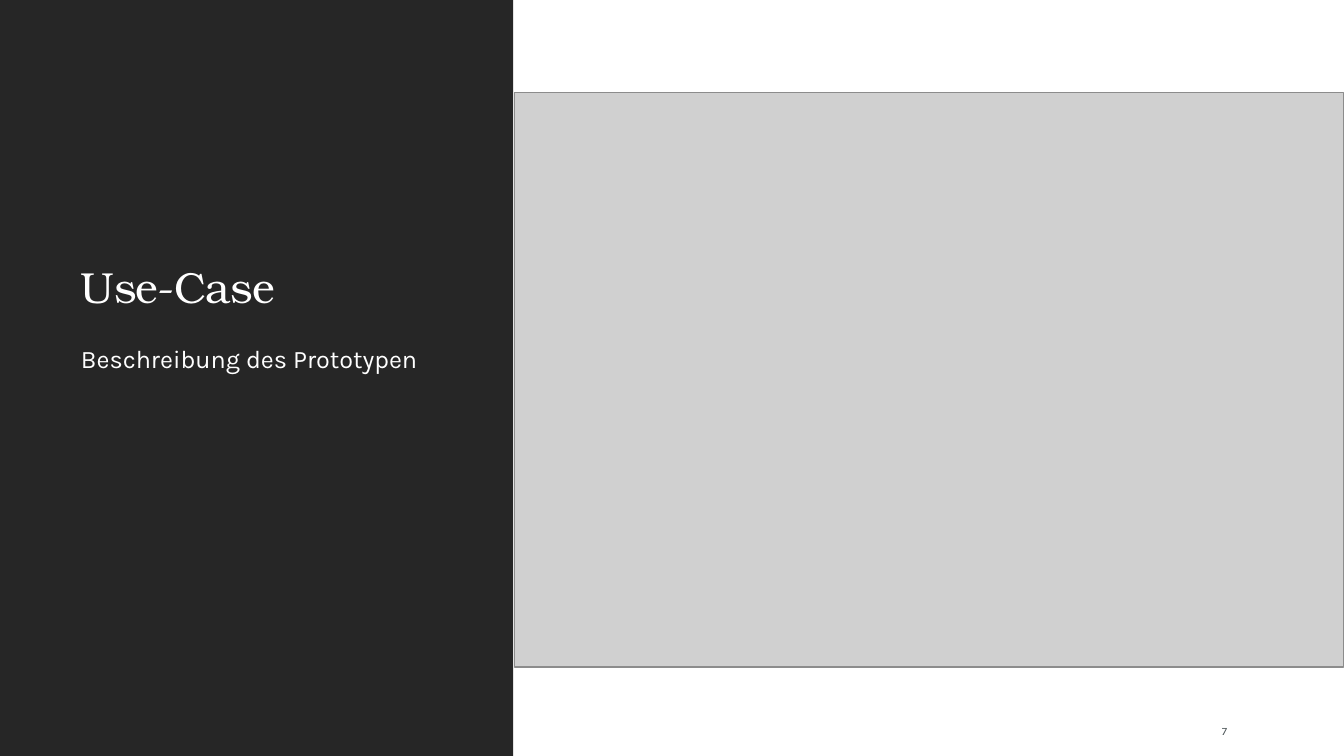
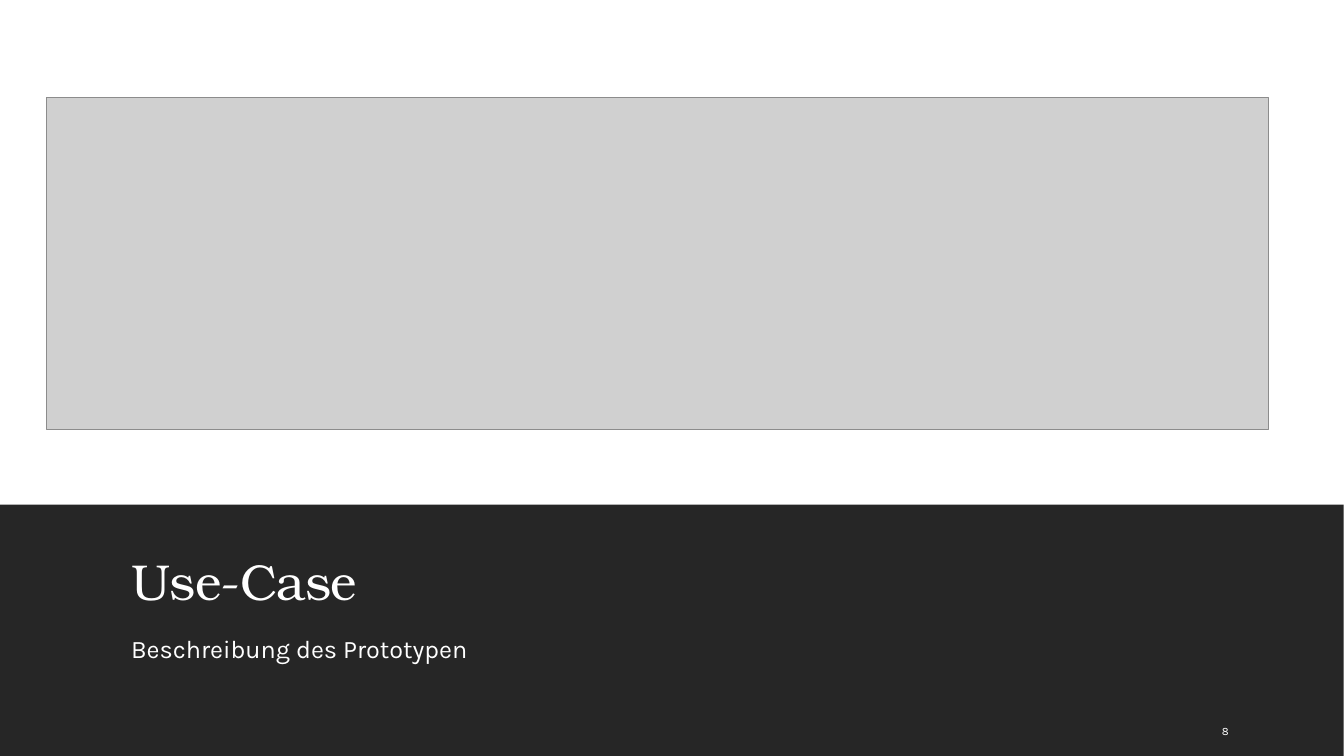
Before and after one commit to Kplacken/EPWS2020SerttasPlackenhohn, a slide deck: slide 8 of Audits/Audit 4/WS2020_SerttasPlackenhohn_Audit4.pptx (slide 7 before the commit). Drawn at 1344x756 pixels with LibreOffice and Linux fonts; fonts in the diff are those of the drawing; grey boxes stand for pictures. Boxes give left, top, right and bottom in pixels: in the first picture for what was removed or moved away, otherwise in the second. Text is boxed around its words. In the diff, an @@ line names an element or a change of style, - is before the commit and + after.

```diff
--- a/Audits/Audit 4/WS2020_SerttasPlackenhohn_Audit4.pptx
+++ b/Audits/Audit 4/WS2020_SerttasPlackenhohn_Audit4.pptx
@@ rectangle removed at bbox=[0, 0, 513, 756] @@
@@ picture added at bbox=[46, 97, 1268, 430] @@
@@ picture removed at bbox=[515, 93, 1344, 667] @@
@@ rectangle added at bbox=[0, 505, 1344, 756], fill #262626 @@
@@ title "Use-Case": place and size @@
-title "Use-Case" at bbox=[81, 273, 275, 304]
+title "Use-Case" at bbox=[131, 565, 357, 601]
@@ title "Use-Case" at bbox=[131, 565, 357, 601]: size 31 to 36 pt @@
@@ text "Beschreibung des Prototypen": place and size @@
-text "Beschreibung des Prototypen" at bbox=[81, 350, 417, 374]
+text "Beschreibung des Prototypen" at bbox=[131, 640, 467, 664]
@@ text "Beschreibung des Prototypen" at bbox=[131, 640, 467, 664]: less space between paragraphs @@
@@ page number at bbox=[1222, 728, 1229, 735]: text changed; text colour #4A5356 to #FFFFFF @@
-7
+8
```
Also in this commit, not shown: 1 slide added, 1 other file.
